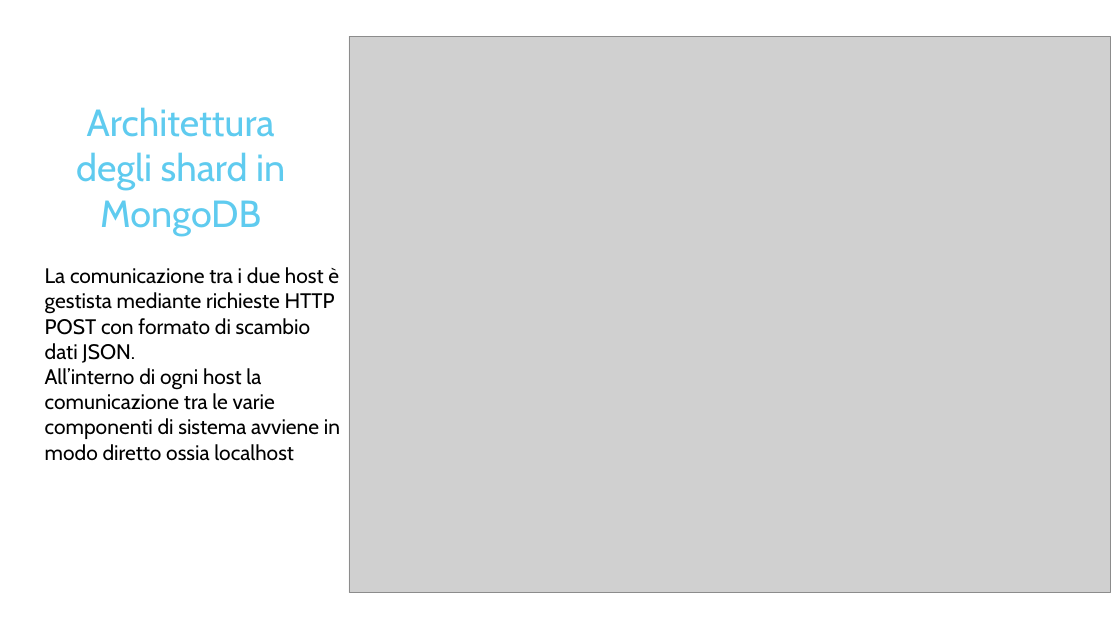
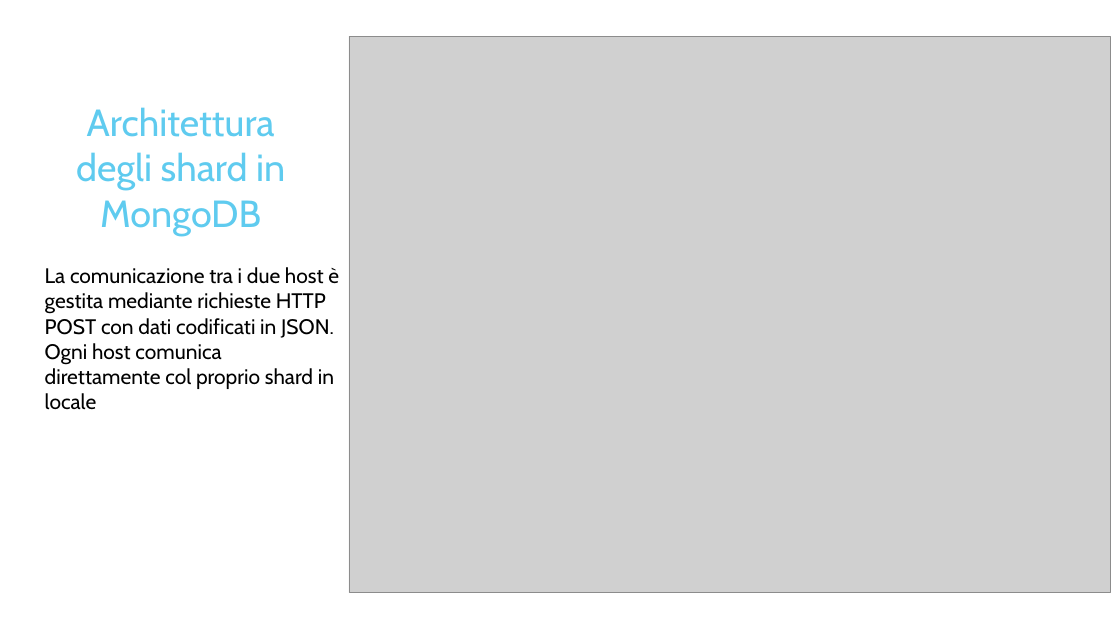
Before and after one commit to moamedterzo/MAADB, a slide deck: slide 4 of Docs/Presentazione.PPTX. Drawn at 1120x630 pixels with LibreOffice and Linux fonts; fonts in the diff are those of the drawing; grey boxes stand for pictures. Boxes give left, top, right and bottom in pixels: in the first picture for what was removed or moved away, otherwise in the second. Text is boxed around its words. In the diff, an @@ line names an element or a change of style, - is before the commit and + after.

Commit message:
Sistemata presentazione

```diff
--- a/Docs/Presentazione.PPTX
+++ b/Docs/Presentazione.PPTX
@@ text at <box>45,267,339,410</box>: text changed @@
-La comunicazione tra i due host è gestista mediante richieste HTTP POST con formato di scambio dati JSON.
-All’interno di ogni host la comunicazione tra le varie componenti di sistema avviene in modo diretto ossia localhost
+La comunicazione tra i due host è gestita mediante richieste HTTP POST con dati codificati in JSON.
+Ogni host comunica direttamente col proprio shard in locale
```
Also in this commit, not shown: 4 other slides changed.
